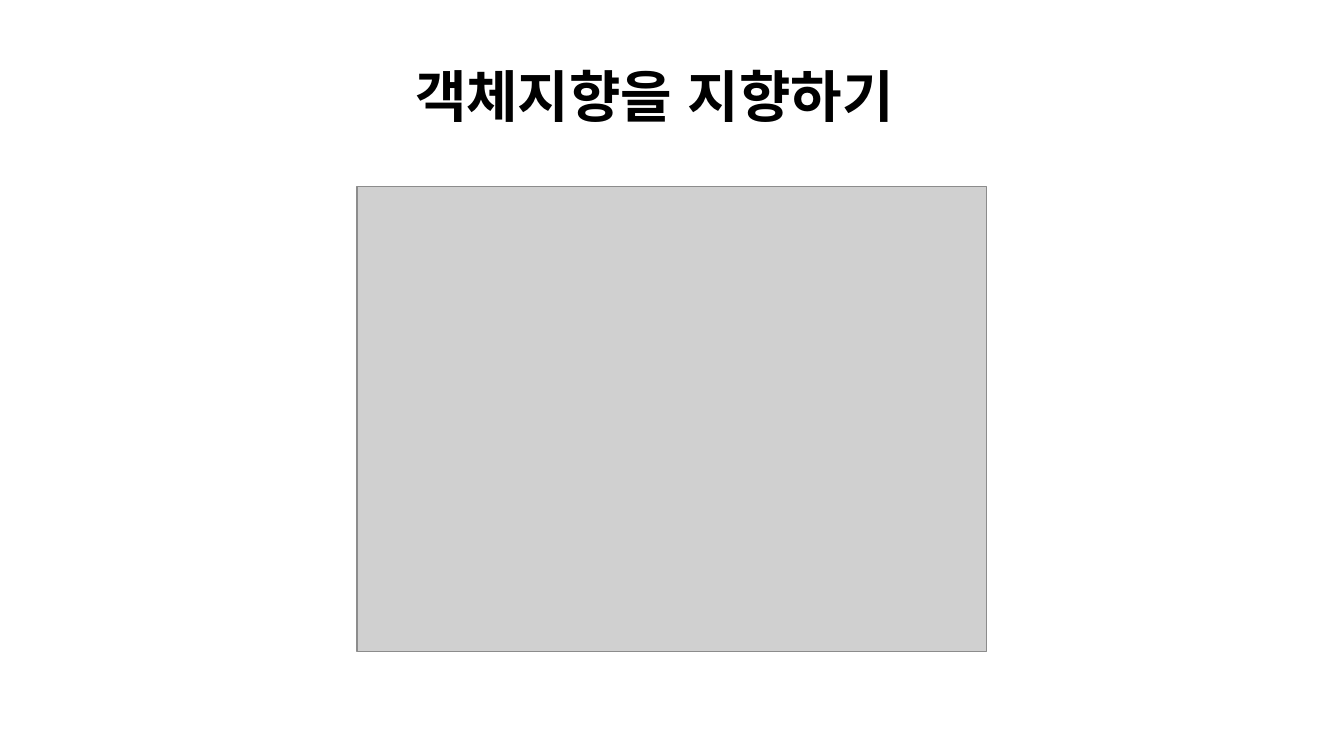
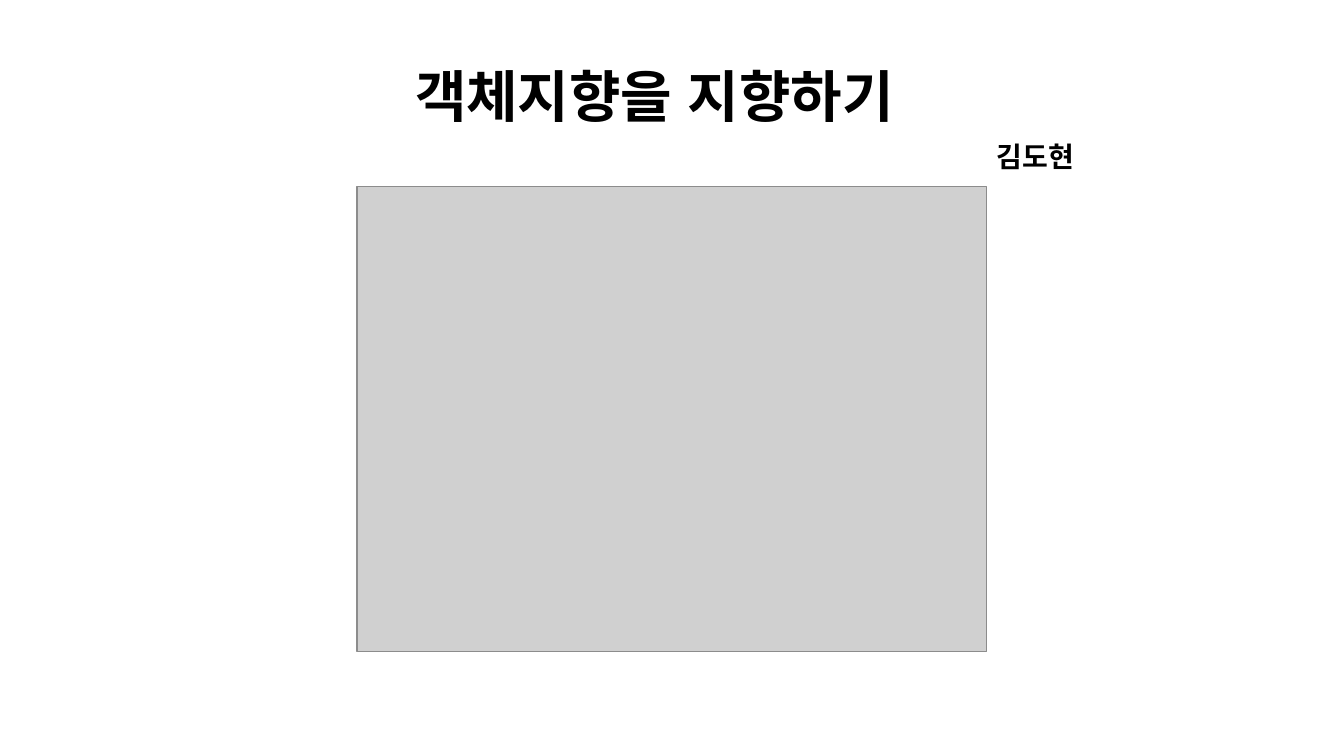
Before and after one commit to K-Diger/RealOOP, a slide deck: slide 1 of RealOOP.pptx. Drawn at 1344x756 pixels with LibreOffice and Linux fonts; fonts in the diff are those of the drawing; grey boxes stand for pictures. Boxes give left, top, right and bottom in pixels: in the first picture for what was removed or moved away, otherwise in the second. Text is boxed around its words. In the diff, an @@ line names an element or a change of style, - is before the commit and + after.

```diff
--- a/RealOOP.pptx
+++ b/RealOOP.pptx
@@ text added at box(997, 143, 1074, 170), 20 pt, text #000000, bold @@
+김도현
```
Also in this commit, not shown: 17 other slides changed, 8 slides added, 2 slides removed.
